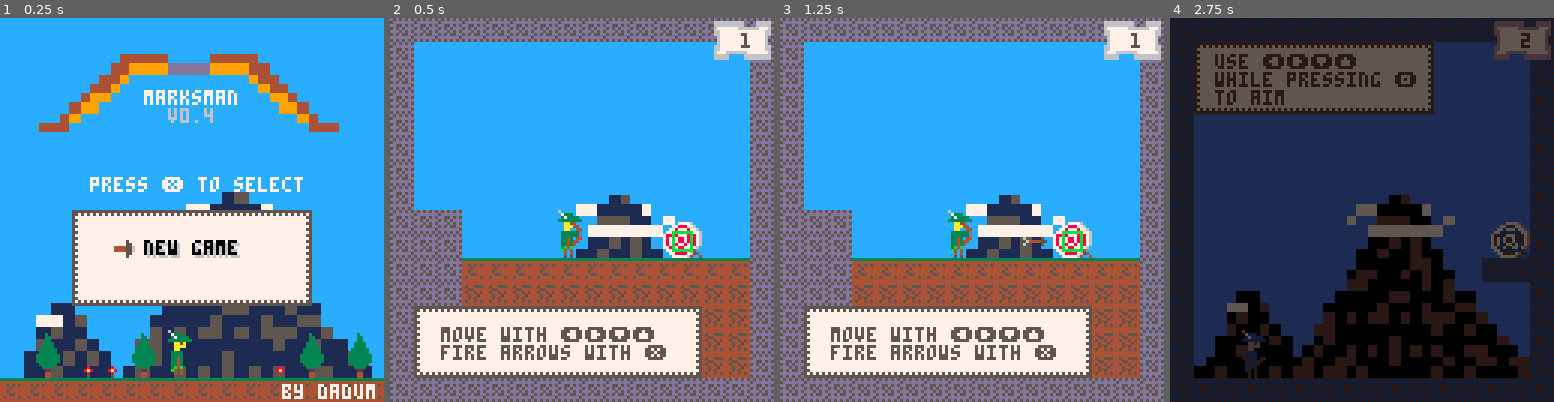
Above: before the commit, frames 1-4 (left to right).
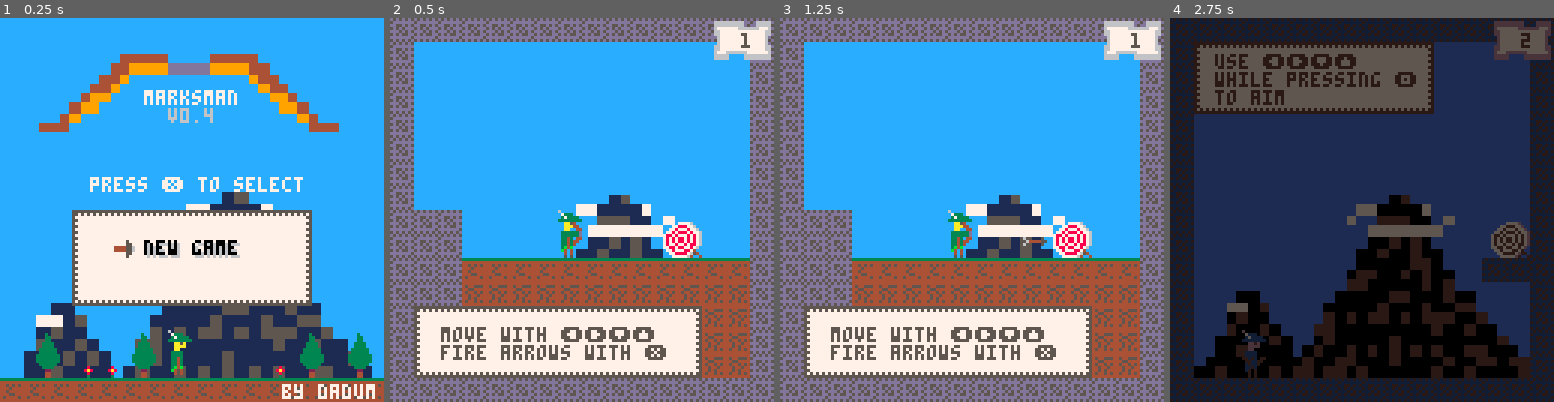
Above: after the commit, the same moments.

Repository: tupini07/games
Game: PICO-8 cartridge marksman-p/marksman.p8
The game is run twice, just before and just after one commit, with the same random seed, the same clock (stepped at 60 frames per second) and the same inputs.
Inputs:
- Up to frame 1 (0.25 s): no input
- Up to frame 2 (0.5 s): tap X (X key) at 0.33 s
- Up to frame 3 (1.25 s): tap O (Z key) at 0.7 s; tap X (X key) at 1.07 s
- Up to frame 4 (2.75 s): hold Right 1.6-2.1 s; tap O (Z key) at 1.7, 2.1, 2.5 s; tap X (X key) at 1.85 s; hold Up 2.15-2.42 s; hold Right from 2.47 s (still down)

Frame 1 is identical in both runs. In frame 2, 0.1% of the frame differs, in the area x 73-79%, y 55-61%; in frame 3, 0.1%; in frame 4, 0.1%.

Commit message:
fairer hitbox and delay on level end banner

Diff:
--- a/marksman-p/marksman.p8
+++ b/marksman-p/marksman.p8
@@ -81,6 +81,7 @@
 local particles = require("managers/particles")
 local level_text = require("managers/level_text")
 
+local banner_countdown = 10
 local level_done = false
 
 local show_win_banner = false
@@ -96,6 +97,7 @@
 end
 
 local function new_level_init()
+    banner_countdown = 10
     spring.init()
     spikes.init()
     map.replace_entities(SAVE_DATA.current_level)
@@ -237,8 +239,20 @@
     particles.draw()
     draw_current_lvl()
 
-    if level_done and show_lost_banner then level_lost_draw() end
-    if level_done and show_win_banner then level_win_draw() end
+    if level_done and show_lost_banner then
+        if banner_countdown > 0 then
+            banner_countdown = banner_countdown - 1
+        else
+            level_lost_draw()
+        end
+    end
+    if level_done and show_win_banner then
+        if banner_countdown > 0 then
+            banner_countdown = banner_countdown - 1
+        else
+            level_win_draw()
+        end
+    end
 end
 
 return {init = init, update = update, draw = draw}
@@ -357,10 +371,9 @@
     orientation = 1,
     sprite_x = 0,
     sprite_y = 0,
-    hitbox_x = 0,
-    hitbox_y = 0,
-    hitbox_h = 0,
-    hitbox_w = 0
+    hitbox_x = 9,
+    hitbox_y = 9,
+    hitbox_r = 3
 }
 
 local orientations = {left = 1, right = 2}
@@ -381,28 +394,22 @@
             BULLSEYE.sprite_x = 40
             BULLSEYE.sprite_y = 0
 
-            BULLSEYE.hitbox_w = 6
-            BULLSEYE.hitbox_h = 6
+            BULLSEYE.hitbox_r = 5
         end
 
         if type == orientations.left then
+            BULLSEYE.hitbox_x = BULLSEYE.x + 9
+            BULLSEYE.hitbox_y = BULLSEYE.y + 10
+
+        elseif type == orientations.right then
             BULLSEYE.hitbox_x = BULLSEYE.x + 6
-            BULLSEYE.hitbox_y = BULLSEYE.y + 7
-
-        elseif type == orientations.right then
-            BULLSEYE.hitbox_x = BULLSEYE.x + 4
-            BULLSEYE.hitbox_y = BULLSEYE.y + 7
+            BULLSEYE.hitbox_y = BULLSEYE.y + 10
         end
     end,
 
     draw = function()
         sspr(BULLSEYE.sprite_x, BULLSEYE.sprite_y, 16, 16, BULLSEYE.x,
              BULLSEYE.y, 16, 16, BULLSEYE.orientation == orientations.right)
-
-        -- TODO make this into a circle and adjust it
-        rect(BULLSEYE.hitbox_x, BULLSEYE.hitbox_y,
-             BULLSEYE.hitbox_x + BULLSEYE.hitbox_w,
-             BULLSEYE.hitbox_y + BULLSEYE.hitbox_h, 11)
     end
 }
 end
@@ -498,6 +505,8 @@
 }
 end
 package._c["utils/physics"]=function()
+local math = require("utils/math")
+
 --- @param collider_1 BoxCollider
 --- @param collider_2 BoxCollider
 local function box_collision(collider_1, collider_2)
@@ -517,7 +526,30 @@
     }
 end
 
+---@param c BoxCollider
+---@param circx number
+---@param circy number
+---@param circr number
+local function is_box_collider_in_circle(c, circx, circy, circr)
+    local circ_center = {x = circx, y = circy}
+    local box_corners = {
+        {x = c.x, y = c.y}, {x = c.x + c.w, y = c.y}, {x = c.x, y = c.y + c.h},
+        {x = c.x + c.w, y = c.y + c.h}
+    }
+
+    for corner in all(box_corners) do
+        if math.vector_distance(corner, circ_center) <= circr then
+            return true
+        end
+    end
+
+    return false
+end
+
 return {
+    resolve_box_body_collider = resolve_box_body_collider,
+    is_box_collider_in_circle = is_box_collider_in_circle,
+    box_collision = box_collision,
     --- @param point Vector
     --- @param box_top_left Vector
     point_in_box = function(point, box_top_left, box_h, box_w)
@@ -526,8 +558,6 @@
         return box_top_left.x < point.x and point.x < bx1 and box_top_left.y <
                    point.y and point.y < by1
     end,
-    resolve_box_body_collider = resolve_box_body_collider,
-    box_collision = box_collision,
     --- @param box_body BoxPhysicsBody
     --- @param mapx number mapx cell top left x cord
     --- @param mapy number mapx cell top left y cord
@@ -543,6 +573,34 @@
 
     end
 }
+end
+package._c["utils/math"]=function()
+local math = {
+    cap_with_sign = function(number, low, high)
+        return sgn(number) * mid(low, abs(number), high)
+    end,
+    vector_distance = function(vec1, vec2)
+        return sqrt((vec2.x - vec1.x) ^ 2 + (vec2.y - vec1.y) ^ 2)
+    end,
+    vector_magnitude = function(vec) return sqrt((vec.x) ^ 2 + (vec.y) ^ 2) end,
+    get_nearest = function(num, ...)
+        local options = {...}
+        local nearest = options[1]
+        local nearest_difference = abs(num - options[1])
+
+        for opt in all(options) do
+            local opt_difference = abs(num - opt)
+            if opt_difference < nearest_difference then
+                nearest = opt
+                nearest_difference = opt_difference
+            end
+        end
+
+        return nearest
+    end
+}
+
+return math
 end
 package._c["entities/spikes"]=function()
 local physics_utils = require("utils/physics")
@@ -910,9 +968,6 @@
 
         change_bow_direction()
         move_player()
-        -- check_walls()
-        -- check_ceiling()
-        -- check_floor()
         check_spikes()
         spring.try_spring_body(PLAYER)
 
@@ -926,34 +981,6 @@
     end
 }
 
-end
-package._c["utils/math"]=function()
-local math = {
-    cap_with_sign = function(number, low, high)
-        return sgn(number) * mid(low, abs(number), high)
-    end,
-    vector_distance = function(vec1, vec2)
-        return sqrt((vec2.x - vec1.x) ^ 2 + (vec2.y - vec1.y) ^ 2)
-    end,
-    vector_magnitude = function(vec) return sqrt((vec.x) ^ 2 + (vec.y) ^ 2) end,
-    get_nearest = function(num, ...)
-        local options = {...}
-        local nearest = options[1]
-        local nearest_difference = abs(num - options[1])
-
-        for opt in all(options) do
-            local opt_difference = abs(num - opt)
-            if opt_difference < nearest_difference then
-                nearest = opt
-                nearest_difference = opt_difference
-            end
-        end
-
-        return nearest
-    end
-}
-
-return math
 end
 package._c["entities/bow"]=function()
 local arrows = require("entities/arrow")
@@ -1007,6 +1034,7 @@
 local math = require("utils/math")
 local map = require("src/map")
 local spring = require("entities/spring")
+local physics_utils = require("utils/physics")
 
 local particles = require("managers/particles")
 
@@ -1139,15 +1167,13 @@
 
 --- @param a Arrow
 local function collide_with_bullseye(a)
-    -- if collission_vec is inside the bullseye hitbox then we have a collission
-    local collision_vec = get_collision_vec(a)
-
-    local bullseye_hitbox_x2 = BULLSEYE.hitbox_x + BULLSEYE.hitbox_w
-    local bullseye_hitbox_y2 = BULLSEYE.hitbox_y + BULLSEYE.hitbox_h
-
-    if collision_vec.x >= BULLSEYE.hitbox_x and collision_vec.x <=
-        bullseye_hitbox_x2 and collision_vec.y >= BULLSEYE.hitbox_y and
-        collision_vec.y <= bullseye_hitbox_y2 then
+    local resolved_arrow_c = physics_utils.resolve_box_body_collider(a)
+
+    local is_colliding = physics_utils.is_box_collider_in_circle(
+                             resolved_arrow_c, BULLSEYE.hitbox_x,
+                             BULLSEYE.hitbox_y, BULLSEYE.hitbox_r)
+
+    if is_colliding then
         a.is_stuck = true
         make_bullseye_colission_dust(a)
         WIN_LEVEL()
--- a/marksman-p/src/entities/arrow.lua
+++ b/marksman-p/src/entities/arrow.lua
@@ -1,6 +1,7 @@
 local math = require("utils/math")
 local map = require("src/map")
 local spring = require("entities/spring")
+local physics_utils = require("utils/physics")
 
 local particles = require("managers/particles")
 
@@ -133,15 +134,13 @@
 
 --- @param a Arrow
 local function collide_with_bullseye(a)
-    -- if collission_vec is inside the bullseye hitbox then we have a collission
-    local collision_vec = get_collision_vec(a)
-
-    local bullseye_hitbox_x2 = BULLSEYE.hitbox_x + BULLSEYE.hitbox_w
-    local bullseye_hitbox_y2 = BULLSEYE.hitbox_y + BULLSEYE.hitbox_h
-
-    if collision_vec.x >= BULLSEYE.hitbox_x and collision_vec.x <=
-        bullseye_hitbox_x2 and collision_vec.y >= BULLSEYE.hitbox_y and
-        collision_vec.y <= bullseye_hitbox_y2 then
+    local resolved_arrow_c = physics_utils.resolve_box_body_collider(a)
+
+    local is_colliding = physics_utils.is_box_collider_in_circle(
+                             resolved_arrow_c, BULLSEYE.hitbox_x,
+                             BULLSEYE.hitbox_y, BULLSEYE.hitbox_r)
+
+    if is_colliding then
         a.is_stuck = true
         make_bullseye_colission_dust(a)
         WIN_LEVEL()
--- a/marksman-p/src/entities/bullseye.lua
+++ b/marksman-p/src/entities/bullseye.lua
@@ -5,10 +5,9 @@
     orientation = 1,
     sprite_x = 0,
     sprite_y = 0,
-    hitbox_x = 0,
-    hitbox_y = 0,
-    hitbox_h = 0,
-    hitbox_w = 0
+    hitbox_x = 9,
+    hitbox_y = 9,
+    hitbox_r = 3
 }
 
 local orientations = {left = 1, right = 2}
@@ -29,17 +28,16 @@
             BULLSEYE.sprite_x = 40
             BULLSEYE.sprite_y = 0
 
-            BULLSEYE.hitbox_w = 6
-            BULLSEYE.hitbox_h = 6
+            BULLSEYE.hitbox_r = 5
         end
 
         if type == orientations.left then
-            BULLSEYE.hitbox_x = BULLSEYE.x + 6
-            BULLSEYE.hitbox_y = BULLSEYE.y + 7
+            BULLSEYE.hitbox_x = BULLSEYE.x + 9
+            BULLSEYE.hitbox_y = BULLSEYE.y + 10
 
         elseif type == orientations.right then
-            BULLSEYE.hitbox_x = BULLSEYE.x + 4
-            BULLSEYE.hitbox_y = BULLSEYE.y + 7
+            BULLSEYE.hitbox_x = BULLSEYE.x + 6
+            BULLSEYE.hitbox_y = BULLSEYE.y + 10
         end
     end,
 
--- a/marksman-p/src/states/game_state.lua
+++ b/marksman-p/src/states/game_state.lua
@@ -13,6 +13,7 @@
 local particles = require("managers/particles")
 local level_text = require("managers/level_text")
 
+local banner_countdown = 10
 local level_done = false
 
 local show_win_banner = false
@@ -28,6 +29,7 @@
 end
 
 local function new_level_init()
+    banner_countdown = 10
     spring.init()
     spikes.init()
     map.replace_entities(SAVE_DATA.current_level)
@@ -169,8 +171,20 @@
     particles.draw()
     draw_current_lvl()
 
-    if level_done and show_lost_banner then level_lost_draw() end
-    if level_done and show_win_banner then level_win_draw() end
+    if level_done and show_lost_banner then
+        if banner_countdown > 0 then
+            banner_countdown = banner_countdown - 1
+        else
+            level_lost_draw()
+        end
+    end
+    if level_done and show_win_banner then
+        if banner_countdown > 0 then
+            banner_countdown = banner_countdown - 1
+        else
+            level_win_draw()
+        end
+    end
 end
 
 return {init = init, update = update, draw = draw}
--- a/marksman-p/src/types.lua
+++ b/marksman-p/src/types.lua
@@ -5,8 +5,7 @@
 --- @field public sprite_y number y coords of sprite
 --- @field public hitbox_x number x coords of hitbox
 --- @field public hitbox_y number y coords of hitbox
---- @field public hitbox_w number width of hitbox
---- @field public hitbox_h number height of hitbox
+--- @field public hitbox_r number radius of hitbox
 --- @class Vector
 --- @field x number
 --- @field y number
--- a/marksman-p/src/utils/physics.lua
+++ b/marksman-p/src/utils/physics.lua
@@ -1,3 +1,5 @@
+local math = require("utils/math")
+
 --- @param collider_1 BoxCollider
 --- @param collider_2 BoxCollider
 local function box_collision(collider_1, collider_2)
@@ -17,7 +19,30 @@
     }
 end
 
+---@param c BoxCollider
+---@param circx number
+---@param circy number
+---@param circr number
+local function is_box_collider_in_circle(c, circx, circy, circr)
+    local circ_center = {x = circx, y = circy}
+    local box_corners = {
+        {x = c.x, y = c.y}, {x = c.x + c.w, y = c.y}, {x = c.x, y = c.y + c.h},
+        {x = c.x + c.w, y = c.y + c.h}
+    }
+
+    for corner in all(box_corners) do
+        if math.vector_distance(corner, circ_center) <= circr then
+            return true
+        end
+    end
+
+    return false
+end
+
 return {
+    resolve_box_body_collider = resolve_box_body_collider,
+    is_box_collider_in_circle = is_box_collider_in_circle,
+    box_collision = box_collision,
     --- @param point Vector
     --- @param box_top_left Vector
     point_in_box = function(point, box_top_left, box_h, box_w)
@@ -26,8 +51,6 @@
         return box_top_left.x < point.x and point.x < bx1 and box_top_left.y <
                    point.y and point.y < by1
     end,
-    resolve_box_body_collider = resolve_box_body_collider,
-    box_collision = box_collision,
     --- @param box_body BoxPhysicsBody
     --- @param mapx number mapx cell top left x cord
     --- @param mapy number mapx cell top left y cord
Not shown, changed: the music (__music__) section of marksman-p/marksman.p8
Not shown, changed: the sound effects (__sfx__) section of marksman-p/marksman.p8
